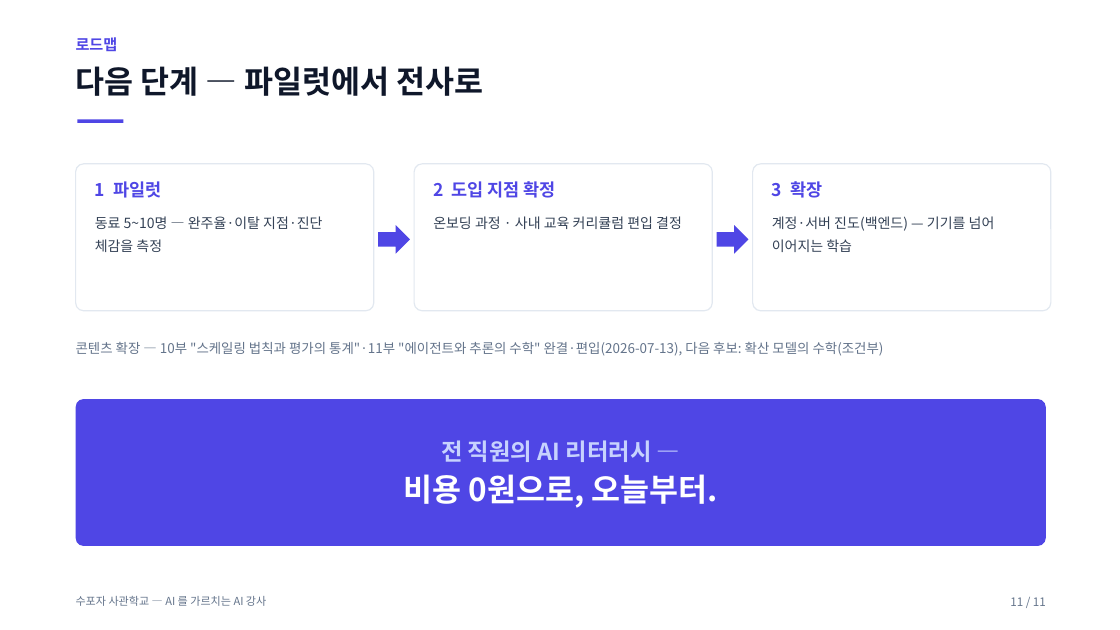
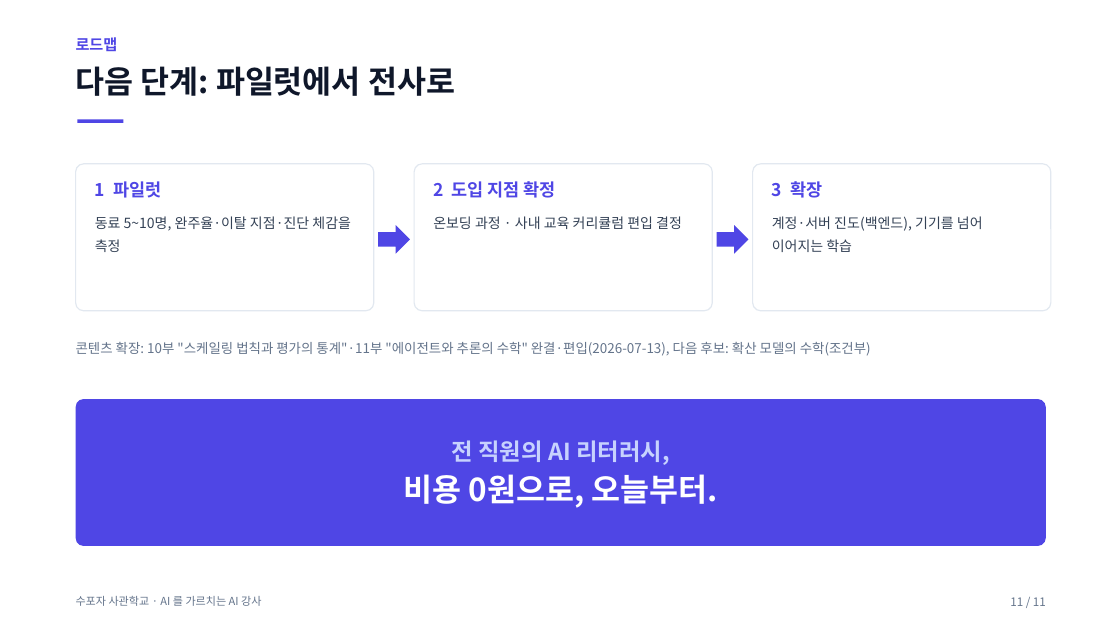
Before and after one commit to jiyupapa/math-platform, a slide deck: slide 11 of docs/hackathon/11_pitch_deck.pptx. Drawn at 1120x630 pixels with LibreOffice and Linux fonts; fonts in the diff are those of the drawing. Boxes give left, top, right and bottom in pixels: in the first picture for what was removed or moved away, otherwise in the second. Text is boxed around its words. In the diff, an @@ line names an element or a change of style, - is before the commit and + after.

```diff
--- a/docs/hackathon/11_pitch_deck.pptx
+++ b/docs/hackathon/11_pitch_deck.pptx
@@ text at (76, 66, 455, 96): text changed @@
-다음 단계 — 파일럿에서 전사로
+다음 단계: 파일럿에서 전사로
@@ text in rounded rectangle at (95, 216, 351, 252): text changed @@
-동료 5~10명 — 완주율·이탈 지점·진단 체감을 측정
+동료 5~10명, 완주율·이탈 지점·진단 체감을 측정
@@ text in rounded rectangle at (772, 216, 983, 252): text changed @@
-계정·서버 진도(백엔드) — 기기를 넘어 이어지는 학습
+계정·서버 진도(백엔드), 기기를 넘어 이어지는 학습
@@ text at (76, 342, 871, 356): text changed @@
-콘텐츠 확장 — 10부 "스케일링 법칙과 평가의 통계"·11부 "에이전트와 추론의 수학" 완결·편입(2026-07-13), 다음 후보: 확산 모델의 수학(조건부)
+콘텐츠 확장: 10부 "스케일링 법칙과 평가의 통계"·11부 "에이전트와 추론의 수학" 완결·편입(2026-07-13), 다음 후보: 확산 모델의 수학(조건부)
@@ text in rounded rectangle at (452, 440, 670, 465): text changed @@
-전 직원의 AI 리터러시 —
+전 직원의 AI 리터러시,
@@ text at (76, 596, 261, 606): text changed @@
-수포자 사관학교 — AI 를 가르치는 AI 강사
+수포자 사관학교 · AI 를 가르치는 AI 강사
```
Also in this commit, not shown: 10 other slides changed, 39 other files.
